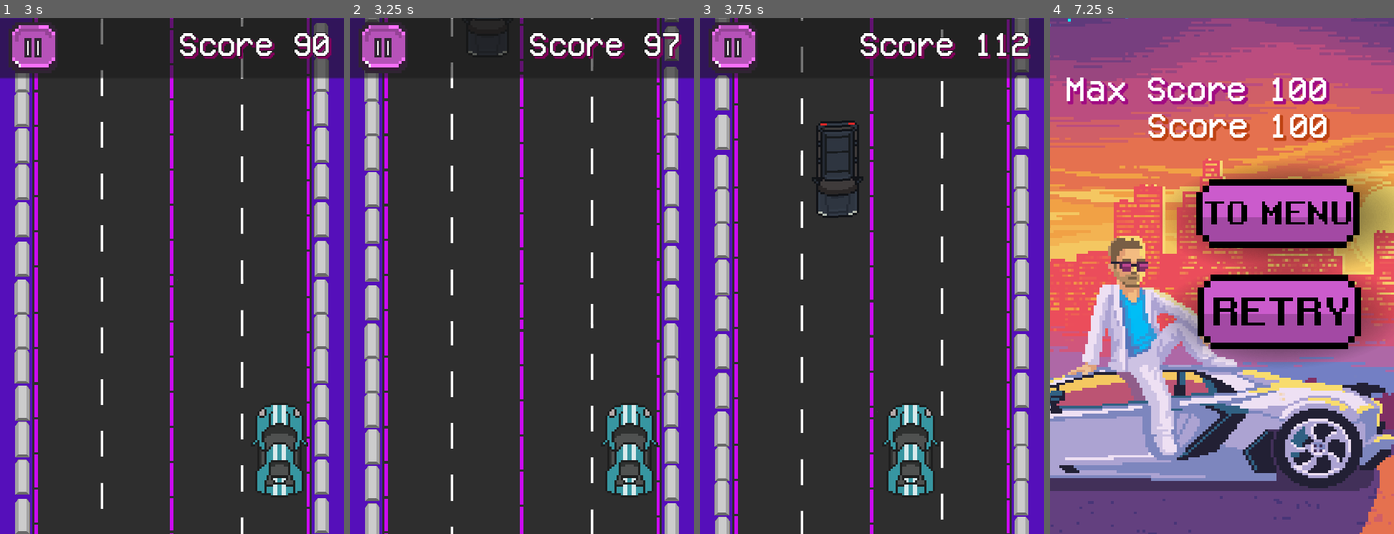
Above: before the commit, frames 1-4 (left to right).
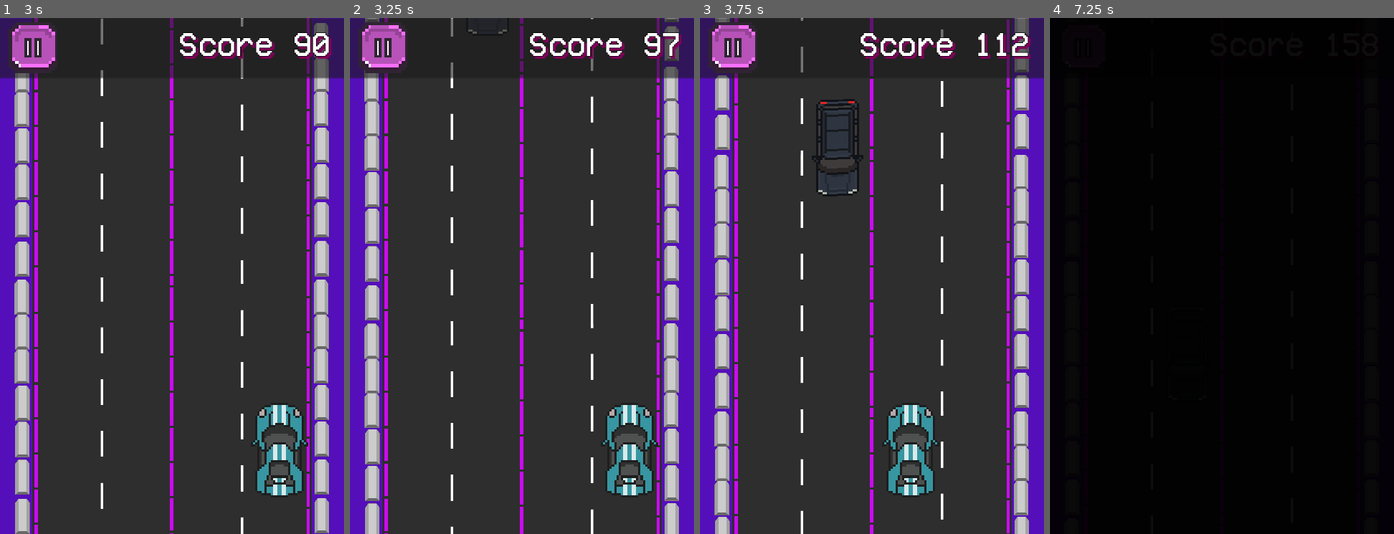
Above: after the commit, the same moments.

Repository: Maxsonin/Race-Game-for-Hackathon
Game: Godot game, scene res://scene/main/main.tscn
Two runs of this game, one before a commit and one after it. Both use one fixed random seed, a clock stepped at 60 frames per second and the inputs below. This scene is started directly instead of the project's main scene.
Inputs:
- Up to frame 1 (3 s): hold D (MoveRight) 0.53-1.28 s; hold A (MoveLeft) 1.28-2.03 s; hold D (MoveRight) from 2.03 s (still down)
- Up to frame 2 (3.25 s): keep holding D (MoveRight)
- Up to frame 3 (3.75 s): release D (MoveRight) at 3.53 s; hold A (MoveLeft) from 3.53 s (still down)
- Up to frame 4 (7.25 s): release A (MoveLeft) at 5.78 s; hold D (MoveRight) from 5.78 s (still down)

Frame 1 is identical in both runs. In frame 2, less than 0.1% of the frame differs, in the area x 34-46%, y 0-8%; in frame 3, 1.0%; in frame 4, 95%, in the area x 0-100%, y 0-100%.

Commit message:
better spawning (for night time), transition to dead sceen truned back on

Diff:
--- a/obstacles/obstacles_generator.gd
+++ b/obstacles/obstacles_generator.gd
@@ -48,5 +48,5 @@
 		boo = spawn_points.pick_random()
 	prev_picked_by_random = boo
 	prev_prev_picked_by_random = 0
-	spawner.spawn(Vector2(boo, -30))
+	spawner.spawn(Vector2(boo, -40))
 	timer.start()
--- a/scene/main/main.gd
+++ b/scene/main/main.gd
@@ -72,10 +72,11 @@
 	sound_in_out_controller.play("out")
 	await get_tree().create_timer(1).timeout
 	scene_trasition.transition()
-	#get_tree().change_scene_to_file("res://scene/deadScreen/dead_scene.tscn")
+
 
 func _on_scene_trasition_transitioned() -> void:
 	get_tree().change_scene_to_file("res://scene/deadScreen/dead_scene.tscn")
+
 
 func setPosition():
 	if pos == -1:
--- a/scene/main/main.tscn
+++ b/scene/main/main.tscn
@@ -166,7 +166,6 @@
 visible = false
 
 [node name="SceneTrasition" parent="." instance=ExtResource("9_itvyu")]
-visible = false
 
 [node name="constantEngineSound" type="AudioStreamPlayer2D" parent="."]
 unique_name_in_owner = true
